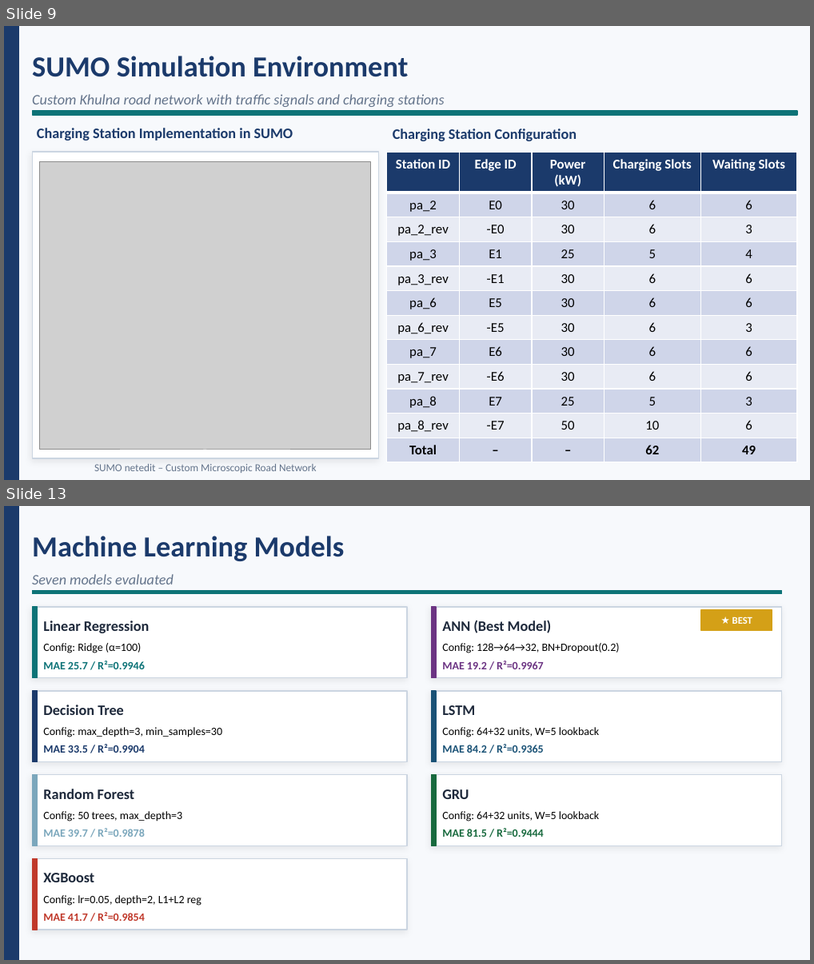
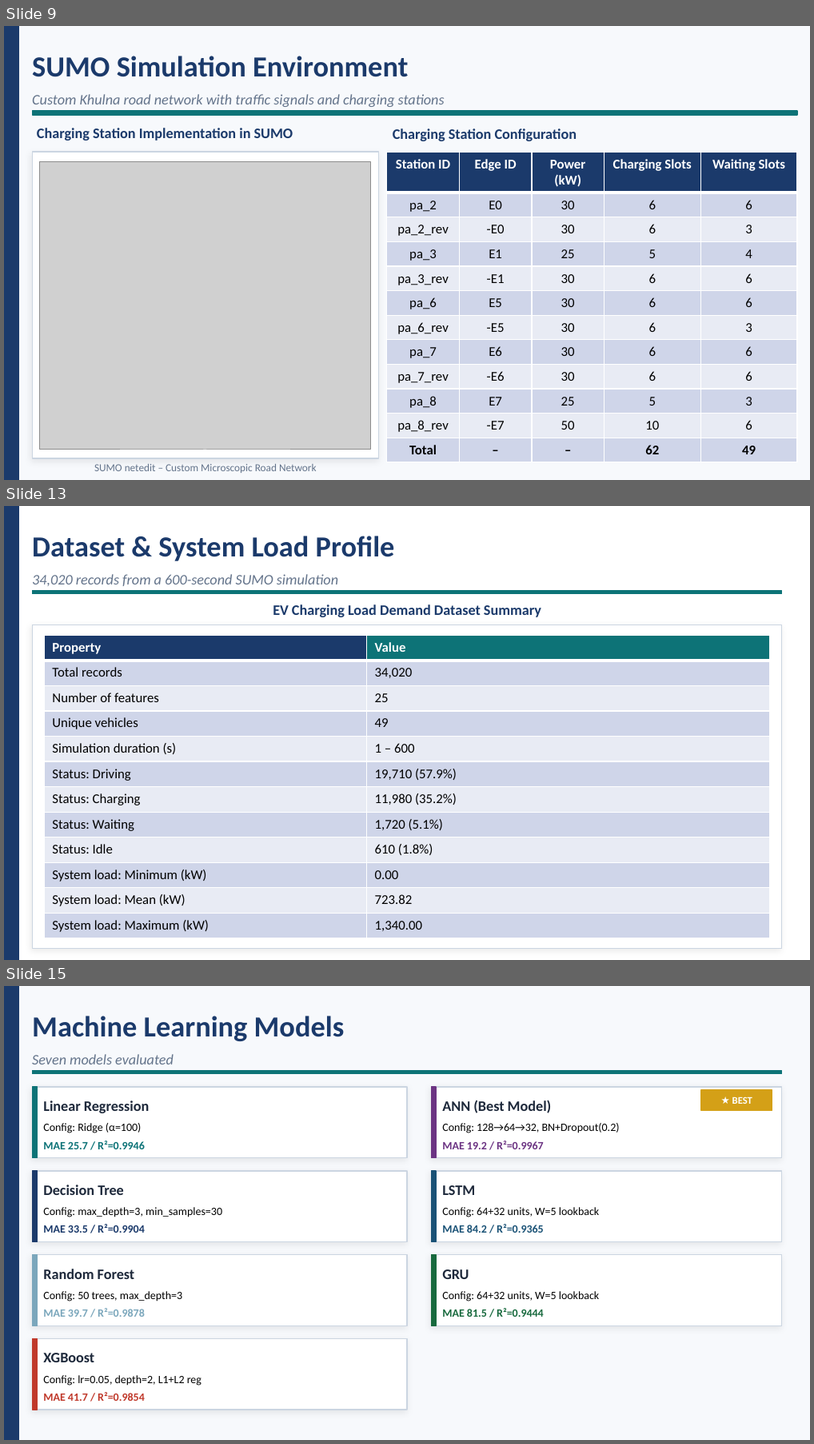
Before and after one commit to Rakesh01999/Research-Work-BPV, a slide deck: Thesis-Defense/defense/200112_Defense_Presentation.pptx. Shown one above the other, each under a label of ours: slides 9 and 13 before the commit, slides 9, 13 and 15 after it; the slides between them are not shown. The pictures are 814x964 and 814x1444 pixels, drawn with LibreOffice and Linux fonts; fonts in the diff are those of the drawing; grey boxes stand for pictures. Boxes give left, top, right and bottom in pixels: in the first picture for what was removed or moved away, otherwise in the second. Text is boxed around its words. In the diff, an @@ line names an element or a change of style, - is before the commit and + after.

Commit message:
Dataset-Summary Table(in Report) updated and presentation edited

```diff
--- a/Thesis-Defense/defense/200112_Defense_Presentation.pptx
+++ b/Thesis-Defense/defense/200112_Defense_Presentation.pptx
@@ slide 13 added at [4, 506, 810, 960], background #FFFFFF @@
@@ rectangle added at [4, 506, 18, 959], fill #1B3A6B, outline #1B3A6B 1 pt @@
@@ text added at [32, 536, 395, 561], 26 pt, text #1B3A6B, bold @@
+Dataset & System Load Profile
@@ text added at [32, 574, 338, 586], 13 pt, text #64748B, italic @@
+34,020 records from a 600-second SUMO simulation
@@ rectangle added at [32, 591, 782, 594], fill #0D7377, outline #0D7377 1 pt @@
@@ rectangle added at [32, 624, 782, 948], fill #FFFFFF, outline #CBD5E1 1 pt @@
@@ text added at [273, 604, 542, 617], 13 pt, text #1B3A6B, bold @@
+EV Charging Load Demand Dataset Summary
@@ table added at [44, 635, 770, 938], 12 rows, 2 columns @@
+Property | Value
+Total records | 34,020
+Number of features | 25
+Unique vehicles | 49
+Simulation duration (s) | 1 – 600
+Status: Driving | 19,710 (57.9%)
+Status: Charging | 11,980 (35.2%)
+Status: Waiting | 1,720 (5.1%)
+Status: Idle | 610 (1.8%)
+System load: Minimum (kW) | 0.00
+System load: Mean (kW) | 723.82
+System load: Maximum (kW) | 1,340.00
@@ what was slide 13 is now slide 15 @@
```
Also in this commit, not shown: 4 slides changed, 1 other slide added, 3 other files.
